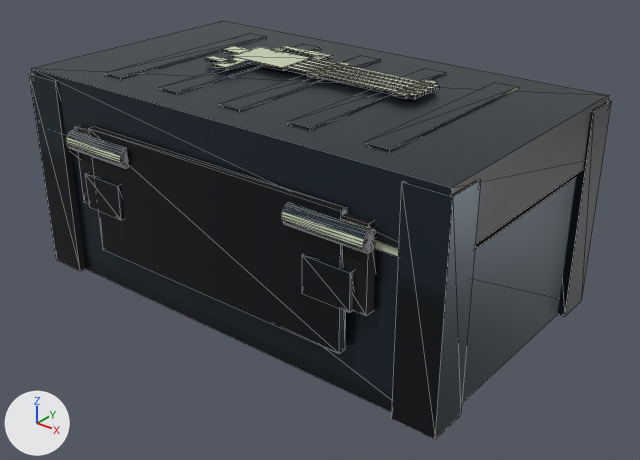
One commit to the glTF model models/objects/enviroments/12/12_ammo_minigun.glb: the scene before it, then after it.
Both versions are drawn from a 50 mm camera at (1.431, -1.731, 1.246) aimed at (0.06, -0.017, 0.184). Lighting does not change. The marker at lower left points along +X, +Y and +Z. The first picture is the older version. Mesh edges are drawn as thin lines. Vertices at exactly the same position are counted once.

In view in the first picture: '12_ammo_minigun'.
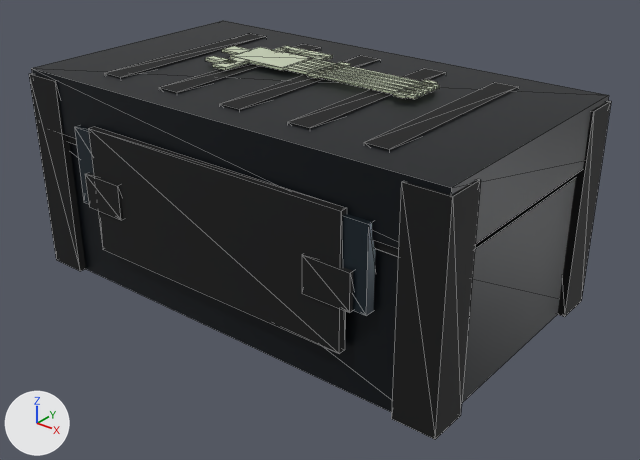
Boxes [x1, y1, x2, y2] around the edits, measured in the pictures (640 x 460 px):
part 1 of me_ammocrate_minigun, deleted
    before: [66, 130, 128, 168]
part 2 of me_ammocrate_minigun, deleted
    before: [282, 203, 376, 254]
part 3 of me_ammocrate_minigun, recoloured
    both: [29, 33, 611, 434]
part 4 of me_ammocrate_minigun, recoloured
    both: [75, 126, 375, 316]
part 5 of me_ammocrate_minigun, recoloured
    both: [31, 20, 608, 403]
part 6 of me_ammocrate_minigun, recoloured
    both: [66, 135, 398, 257]
part 7 of me_ammocrate_minigun, recoloured
    both: [205, 46, 440, 99]

Edits to the bpy script that builds the scene:
```text
Add mat_12_ammo_minigun_singlematerial:
    mat_12_ammo_minigun_singlematerial = bpy.data.materials.new('12_ammo_minigun_SingleMaterial')
    # uses the picture img_12_ammo_minigun_basecolor
    # uses the picture img_12_ammo_minigun_orm
Change me_ammocrate_minigun:
    used by ob_12_ammo_minigun; location = (0.0, 0.0, 0.0)
    remove me_ammocrate_minigun.from_pydata(...)  # 576 vertices, 948 faces; spans x -0.668..0.668, y -0.412..0.431, z 0.0..0.608
    remove me_ammocrate_minigun.materials.append(mat_brushed_steel_003)
    add me_ammocrate_minigun.from_pydata(...)  # 418 vertices, 600 faces; spans x -0.668..0.668, y -0.396..0.431, z 0.0..0.608
    me_ammocrate_minigun part 1: the loose piece of 50 vertices spanning x -0.488..-0.268, y -0.412..-0.363, z 0.4..0.454 is deleted
    me_ammocrate_minigun part 2: the loose piece of 50 vertices spanning x 0.268..0.488, y -0.412..-0.363, z 0.4..0.454 is deleted
    me_ammocrate_minigun part 3: 144 faces spanning x -0.668..0.668, y -0.396..0.378, z 0.0..0.593 switch from mat_black_rubber_001 to mat_12_ammo_minigun_singlematerial
    me_ammocrate_minigun part 4: 56 faces spanning x -0.555..0.482, y -0.385..0.431, z 0.244..0.476 switch from mat_brushed_steel_002 to mat_12_ammo_minigun_singlematerial
    me_ammocrate_minigun part 5: 24 faces spanning x -0.662..0.662, y -0.372..0.372, z 0.0..0.588 switch from mat_powdercoated_steel_001 to mat_12_ammo_minigun_singlematerial
    me_ammocrate_minigun part 6: 12 faces spanning x -0.573..0.573, y -0.365..0.365, z 0.4..0.431 switch from mat_seam_dark_001 to mat_12_ammo_minigun_singlematerial
    me_ammocrate_minigun part 7: 336 faces spanning x -0.348..0.323, y -0.084..0.393, z 0.098..0.608 switch from mat_minigun_raised_weapon_marking to mat_12_ammo_minigun_singlematerial
    other edits to the shape of me_ammocrate_minigun do not show in these pictures
```
